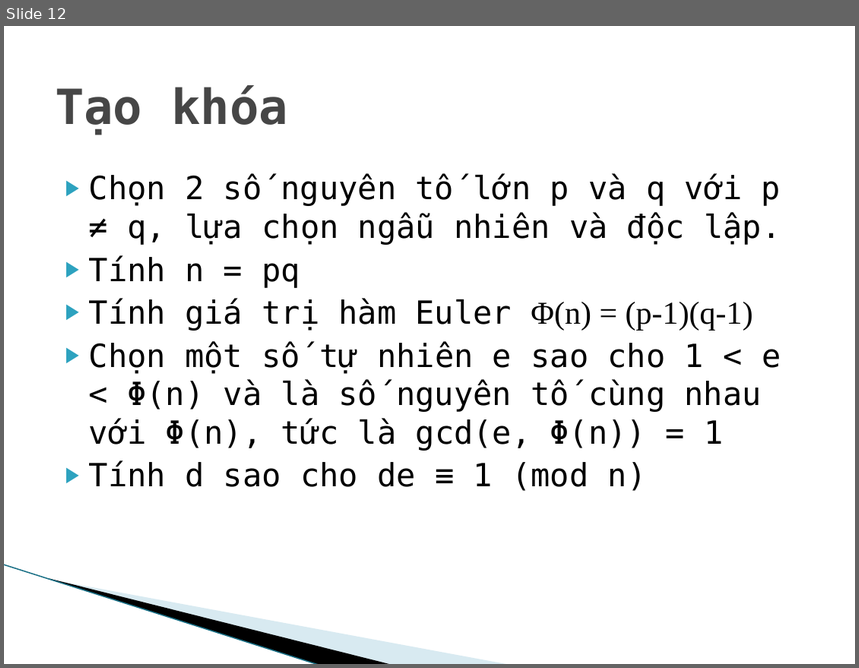
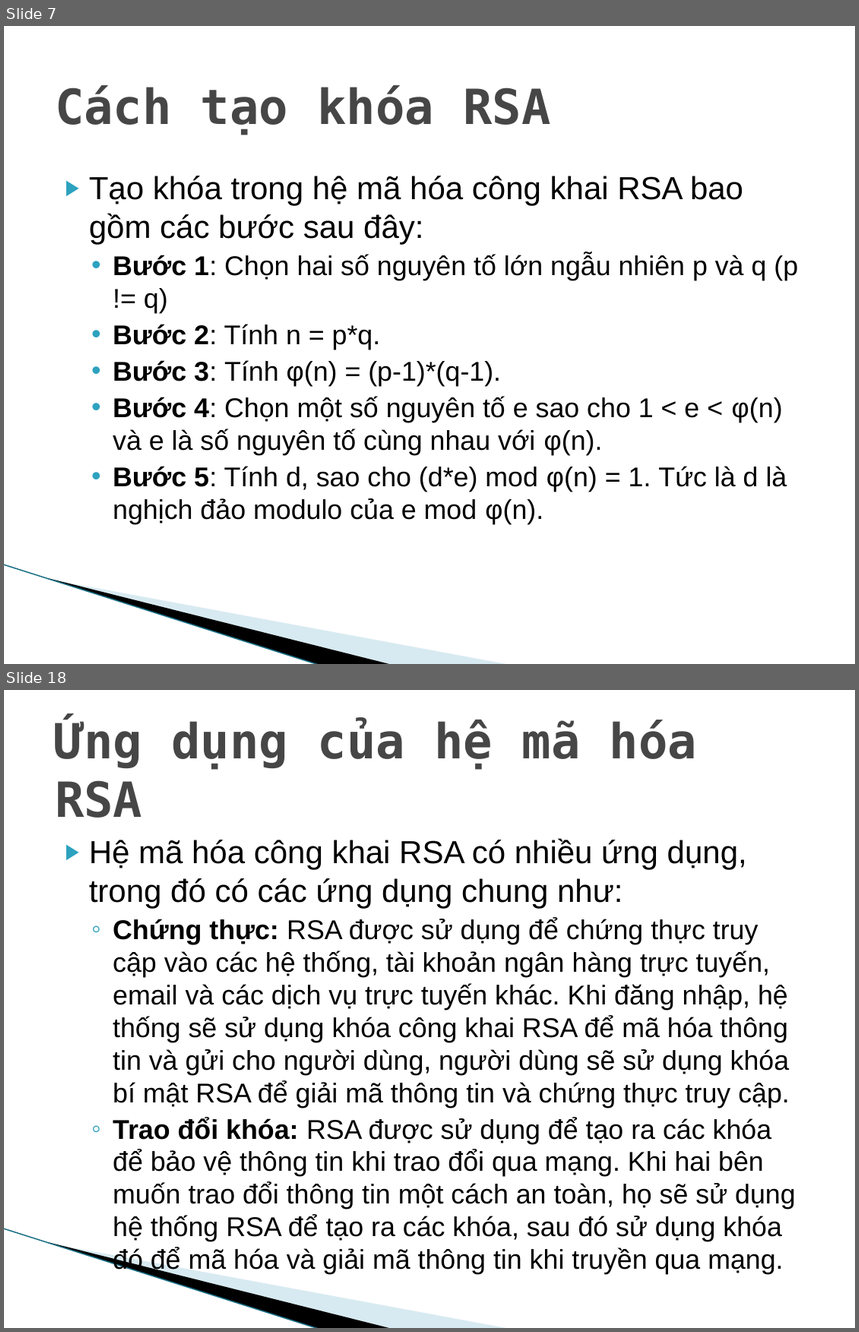
Before and after one commit to datnmdev/RSA-ATVBMTT, a slide deck: ATVBMHTTT.pptx. Shown one above the other, each under a label of ours: slide 12 before the commit, slides 7 and 18 after it; the slides between them are not shown. The pictures are 859x668 and 859x1332 pixels, drawn with LibreOffice and Linux fonts; fonts in the diff are those of the drawing; background and template pictures are left out. Boxes give left, top, right and bottom in pixels: in the first picture for what was removed or moved away, otherwise in the second. Text is boxed around its words. In the diff, an @@ line names an element or a change of style, - is before the commit and + after.

```diff
--- a/ATVBMHTTT.pptx
+++ b/ATVBMHTTT.pptx
@@ slide 18 added at box(4, 690, 855, 1328), background #FFFFFF; not listed: 3 template elements that a slide beside it also shows @@
@@ title added at box(55, 720, 697, 818), 41 pt, text #464646, bold @@
+Ứng dụng của hệ mã hóa RSA
@@ text added at box(89, 838, 796, 1242), 23 pt, text #000000 @@
+▶ Hệ mã hóa công khai RSA có nhiều ứng dụng, trong đó có các ứng dụng chung như:
+  ◦ Chứng thực: RSA được sử dụng để chứng thực truy cập vào các hệ thống, tài khoản ngân hàng trực tuyến, email và các dịch vụ trực tuyến khác. Khi đăng nhập, hệ thống sẽ sử dụng khóa công khai RSA để mã hóa thông tin và gửi cho người dùng, người dùng sẽ sử dụng khóa bí mật RSA để giải mã thông tin và chứng thực truy cập.
+  ◦ Trao đổi khóa: RSA được sử dụng để tạo ra các khóa để bảo vệ thông tin khi trao đổi qua mạng. Khi hai bên muốn trao đổi thông tin một cách an toàn, họ sẽ sử dụng hệ thống RSA để tạo ra các khóa, sau đó sử dụng khóa đó để mã hóa và giải mã thông tin khi truyền qua mạng.
@@ what was slide 12 is now slide 7 @@
@@ slide 7 changed as well @@
@@ title at box(55, 85, 550, 134): text changed @@
-Tạo khóa
+Cách tạo khóa RSA
@@ text at box(89, 176, 798, 525): text changed; size 27 to 23 pt; font DejaVu Sans Mono to Arial @@
-▶ Chọn 2 số nguyên tố lớn p và q với p ≠ q, lựa chọn ngẫu nhiên và độc lập.
-▶ Tính n = pq
-▶ Tính giá trị hàm Euler Φ(n) = (p-1)(q-1)
-▶ Chọn một số tự nhiên e sao cho 1 < e < Φ(n) và là số nguyên tố cùng nhau với Φ(n), tức là gcd(e, Φ(n)) = 1
-▶ Tính d sao cho de ≡ 1 (mod n)
+▶ Tạo khóa trong hệ mã hóa công khai RSA bao gồm các bước sau đây:
+  • Bước 1: Chọn hai số nguyên tố lớn ngẫu nhiên p và q (p != q)
+  • Bước 2: Tính n = p*q.
+  • Bước 3: Tính φ(n) = (p-1)*(q-1).
+  • Bước 4: Chọn một số nguyên tố e sao cho 1 < e < φ(n) và e là số nguyên tố cùng nhau với φ(n).
+  • Bước 5: Tính d, sao cho (d*e) mod φ(n) = 1. Tức là d là nghịch đảo modulo của e mod φ(n).
```
Also in this commit, not shown: 8 other slides changed, 12 other slides added, 8 slides removed, 12 other files.
